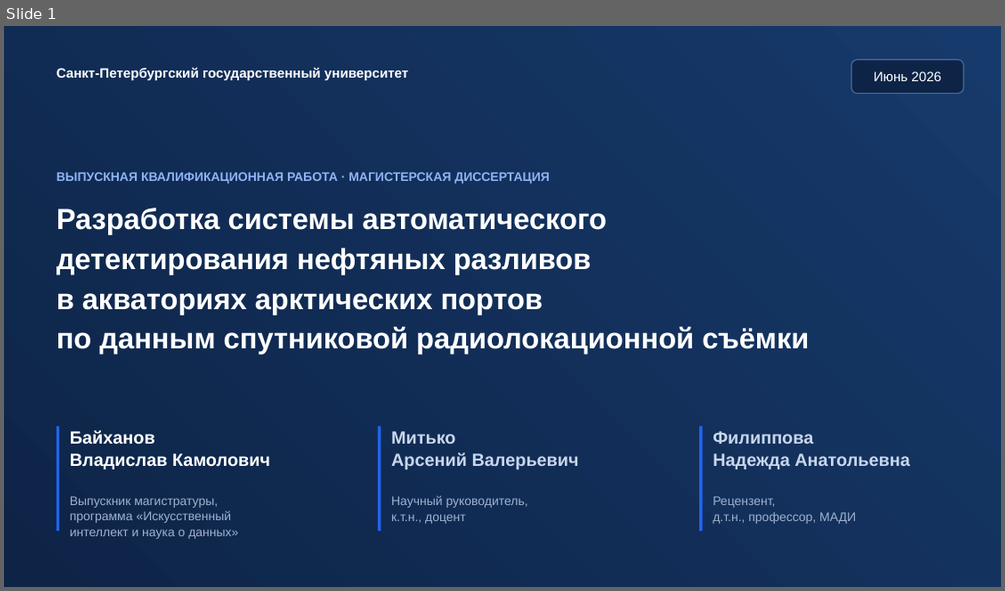
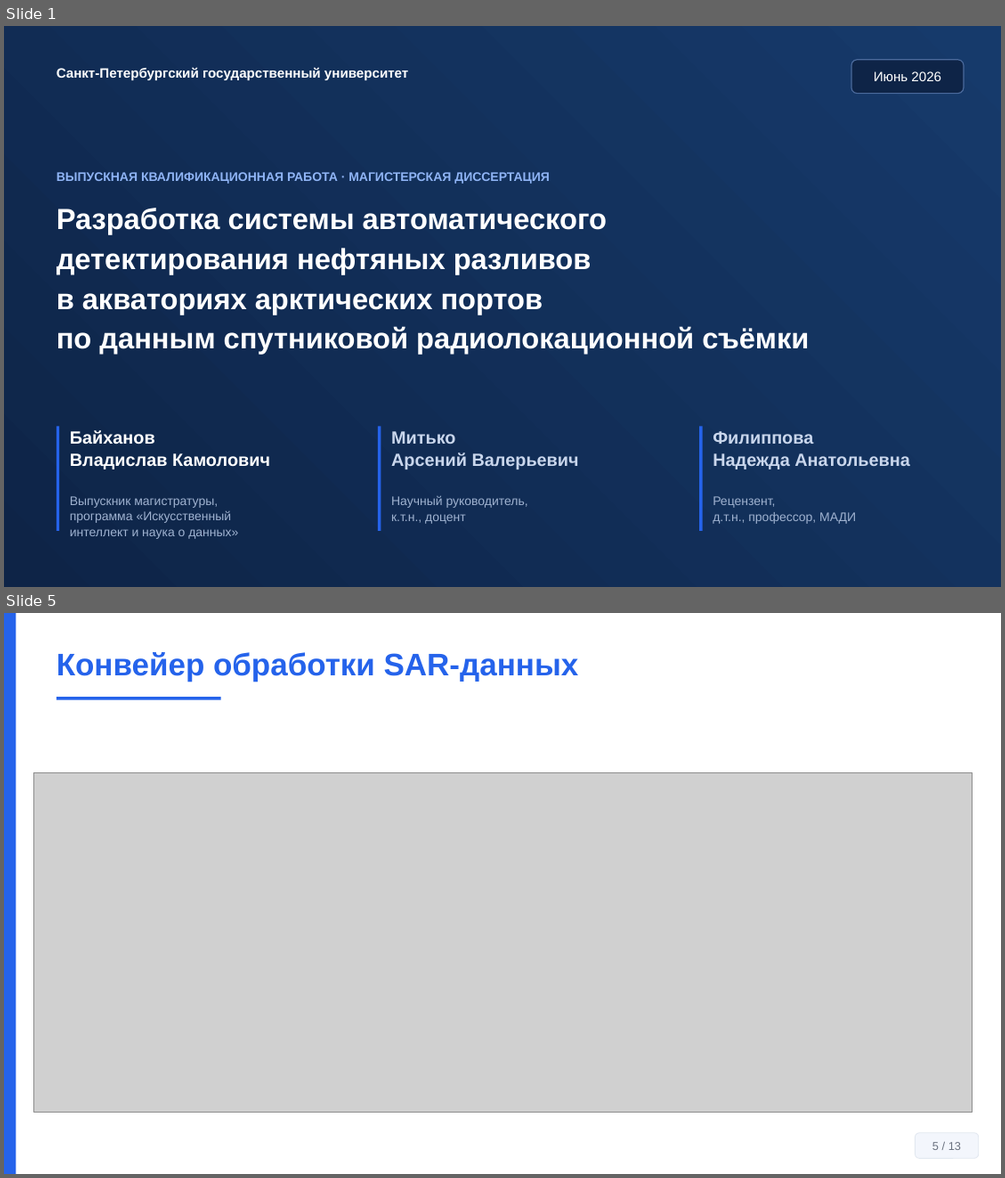
Before and after one commit to Confucius-hub/spbu_db_hw, a slide deck: thesis/vkr_final/Презентация_Финал_Байханов_2026.pptx. Shown one above the other, each under a label of ours: slide 1 before the commit, slides 1 and 5 after it; the slides between them are not shown. The pictures are 1005x591 and 1005x1178 pixels, drawn with LibreOffice and Linux fonts; fonts in the diff are those of the drawing; grey boxes stand for pictures. Boxes give left, top, right and bottom in pixels: in the first picture for what was removed or moved away, otherwise in the second. Text is boxed around its words. In the diff, an @@ line names an element or a change of style, - is before the commit and + after.

```diff
--- a/thesis/vkr_final/Презентация_Финал_Байханов_2026.pptx
+++ b/thesis/vkr_final/Презентация_Финал_Байханов_2026.pptx
@@ slide 5 added at [4, 613, 1001, 1174], background #FFFFFF @@
@@ rectangle added at [4, 613, 16, 1174], fill #2563EB @@
@@ text added at [57, 652, 579, 682], 30 pt, text #2563EB, bold @@
+Конвейер обработки SAR-данных
@@ rectangle added at [57, 697, 221, 699], fill #2563EB @@
@@ picture added at [34, 772, 972, 1111] @@
@@ rounded rectangle added at [914, 1133, 979, 1159], fill #F3F6FC, outline #E2E8F0 0.75 pt, 11 pt, text #6B7280 @@
+5 / 13
```
Also in this commit, not shown: 10 slides changed, 2 other slides added, 1 slide removed, 5 other files.
